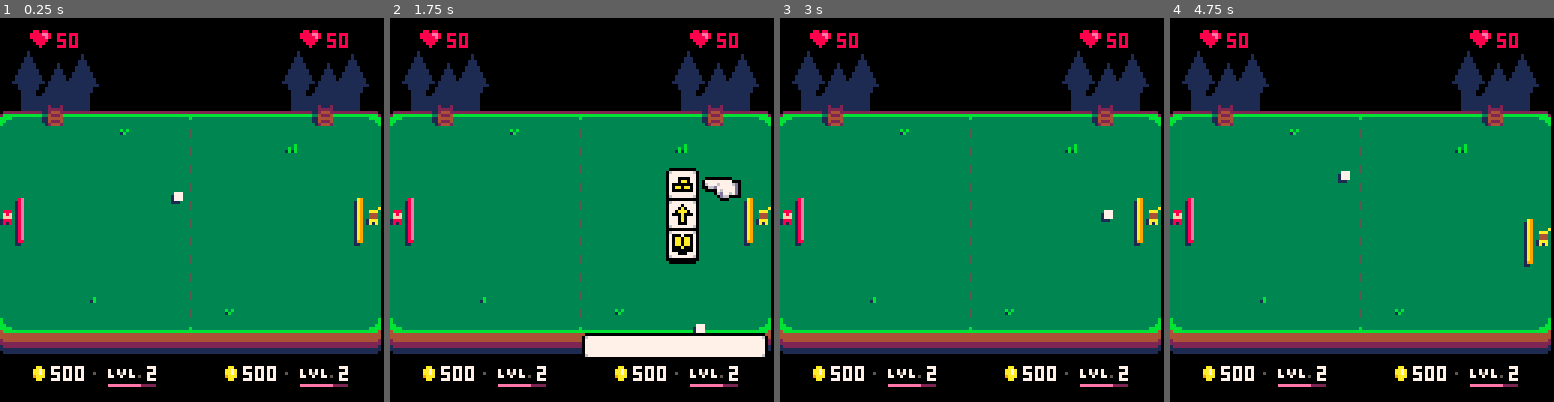
Above: before the commit, frames 1-4 (left to right).
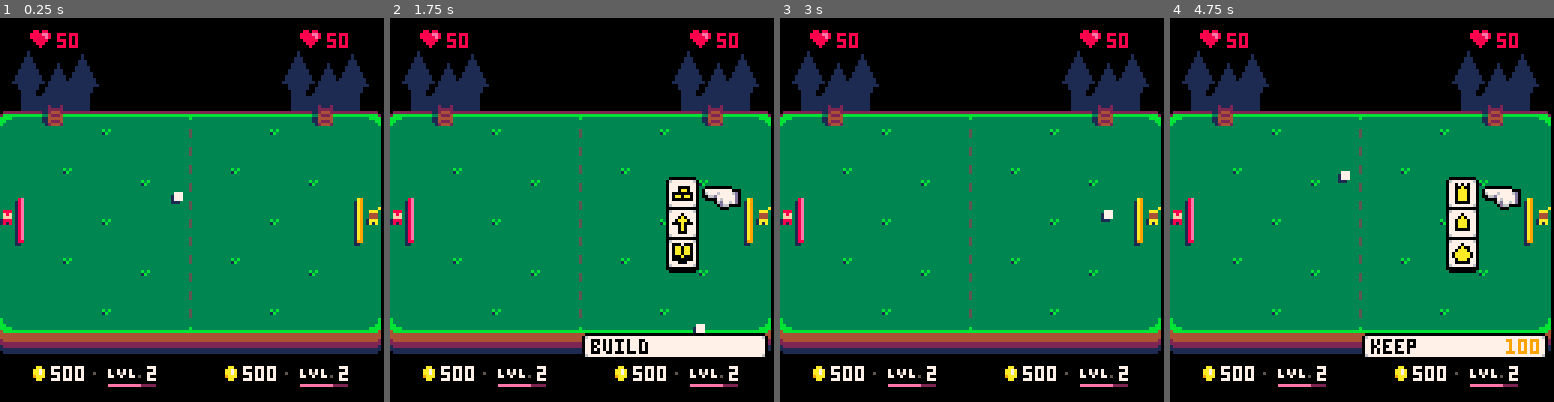
Above: after the commit, the same moments.

Repository: aylanonsense/arpongi
Game: PICO-8 cartridge cart.p8
Same seed, same stepped clock (60 frames per second), same inputs: the game is played once before the commit and once after it.
Inputs:
- Up to frame 1 (0.25 s): no input
- Up to frame 2 (1.75 s): tap X (X key) at 0.33, 1.07 s; tap O (Z key) at 0.7, 1.7 s; hold Right from 1.6 s (still down)
- Up to frame 3 (3 s): tap X (X key) at 1.85, 2.97 s; release Right at 2.1 s; tap O (Z key) at 2.1, 2.5, 2.9 s; hold Up 2.15-2.42 s; hold Right from 2.47 s (still down)
- Up to frame 4 (4.75 s): release Right at 3.03 s; hold Left 3.08-3.58 s; tap O (Z key) every 0.4 s from 3.3 to 4.5 s; hold Down 3.63-3.97 s; hold Right 4.02-4.68 s; tap X (X key) at 4.08 s; hold Up from 4.73 s (still down)

The runs differ from the first frame. In frame 1, 0.5% of the frame differs, in the area x 16-83%, y 28-78%; in frame 2, 2.8%; in frame 3, 0.5%; in frame 4, 6.5%, in the area x 16-100%, y 28-89%.

Commit message:
Them noice toiny folk can go 'n build some structchas 'n such

Diff:
--- a/cart.p8
+++ b/cart.p8
@@ -43,12 +43,41 @@
 			self.xp=spawn_entity("xp_counter",ternary(self.is_facing_left,100,36),116,{
 				commander=self
 			})
-			self.primary_menu=spawn_entity("menu",ternary(self.is_facing_left,92,24),50,{
+			self.plots=spawn_entity("plots",ternary(self.is_facing_left,76,20),36,{
+				commander=self
+			})
+			local x=ternary(self.is_facing_left,92,24)
+			self.primary_menu=spawn_entity("menu",x,63,{
 				commander=self,
-				menu_items={1,2,3},
+				menu_items={{1,"build"},{2,"upgrade"},{3,"cast spell"}},
+				on_select=function(self,item,index)
+					if index==1 then
+						self.commander.build_menu:show()
+						self:hide()
+					end
+				end
+			})
+			self.build_menu=spawn_entity("menu",x,63,{
+				commander=self,
+				menu_items={{4,"keep","+1 troop",100},{5,"farm","+3 gold",100},{6,"inn","+3 health",100}},
 				on_select=function(self,item,index)
 					self:hide()
+					local location_menu=self.commander.location_menu
+					location_menu.action="build"
+					location_menu.build_choice=item
+					location_menu:show(mid(1,flr(#location_menu.menu_items*(self.commander.y-20+self.commander.height/2)/75),#location_menu.menu_items))
+				end
+			})
+			self.location_menu=spawn_entity("location_menu",x,63,{
+				commander=self,
+				menu_items=self.plots.locations,
+				on_select=function(self,location)
+					self:hide()
 					self.commander.is_frozen=false
+					local action=self.action
+					if self.action=="build" then
+						self.commander:build(self.build_choice[2],location)
+					end
 				end
 			})
 		end,
@@ -89,6 +118,11 @@
 			rectfill(x,y,x+3,y+1,1)
 			-- draw paddle shadow
 			rectfill(self.x-0.5,self.y+1.5,self.x+self.width-1.5,self.y+self.height+0.5,1)
+		end,
+		build=function(self,building_type,location)
+			location.building=spawn_entity(building_type,location.x,location.y,{
+				commander=self
+			})
 		end
 	},
 	wizard={
@@ -131,6 +165,30 @@
 			print("2",self.x+13.5,self.y+0.5,7)
 			line(self.x+0.5,self.y+6.5,self.x+self.width-0.5,self.y+6.5,2)
 			line(self.x+0.5,self.y+6.5,self.x+0.5+0.7*(self.width-1),self.y+6.5,14)
+		end
+	},
+	plots={
+		width=31,
+		height=65,
+		init=function(self)
+			local x,y=self.x,self.y
+			self.locations={
+				{x=x+13,y=y},
+				{x=x,y=y+13},
+				{x=x+26,y=y+17},
+				{x=x+13,y=y+30},
+				{x=x,y=y+43},
+				{x=x+26,y=y+47},
+				{x=x+13,y=y+60}
+			}
+		end,
+		draw=function(self)
+			local loc
+			for loc in all(self.locations) do
+				-- draw_sprite(58,7,5,5,loc.x,loc.y)
+				draw_sprite(16,15,3,2,loc.x+1,loc.y+1)
+				-- pset(loc.x+2.5,loc.y+2.5,8)
+			end
 		end
 	},
 	menu={
@@ -138,15 +196,20 @@
 		height=11,
 		is_visible=false,
 		highlighted_index=1,
+		hint_counter=0,
 		update=function(self)
 			if self.is_visible then
+				increment_counter_prop(self,"hint_counter")
 				if button_presses[self.commander.player_num][2] then
 					self.highlighted_index=ternary(self.highlighted_index==1,#self.menu_items,self.highlighted_index-1)
+					self.hint_counter=0
 				end
 				if button_presses[self.commander.player_num][3] then
 					self.highlighted_index=self.highlighted_index%#self.menu_items+1
+					self.hint_counter=0
 				end
 				if button_presses[self.commander.player_num][4] then
+					button_presses[self.commander.player_num][4]=false
 					self:on_select(self.menu_items[self.highlighted_index],self.highlighted_index)
 				end
 				if button_presses[self.commander.player_num][5] then
@@ -157,32 +220,58 @@
 		end,
 		draw=function(self)
 			if self.is_visible then
+				local y=self.y-5.5*#self.menu_items
 				pal(1,0)
 				pal(11,self.commander.colors[2])
 				-- draw menu items
 				local i
 				for i=1,#self.menu_items do
-					draw_sprite(0,6,11,12,self.x,self.y+10*i-10)
-					draw_sprite(5+7*self.menu_items[i],0,7,7,self.x+2,self.y+10*i-8)
+					draw_sprite(0,6,11,12,self.x,y+10*i-4)
+					draw_sprite(5+7*self.menu_items[i][1],0,7,7,self.x+2,y+10*i-2)
 				end
 				-- draw pointer
-				draw_sprite(16,7,13,8,self.x+ternary(self.commander.is_facing_left,12,-14),self.y+11*self.highlighted_index-8,self.commander.is_facing_left)
+				self:render_pointer(self.x,y+10*self.highlighted_index-1,10)
 				-- draw text box
-				local x=ternary(self.commander.is_facing_left,64,1)
-				draw_sprite(11,7,2,9,x,105)
-				draw_sprite(13,7,1,9,x+2,105,false,false,58)
-				draw_sprite(11,7,2,9,x+60,105,true)
+				local curr_item=self.menu_items[self.highlighted_index]
+				self:render_text(curr_item[2],curr_item[3],curr_item[4])
 			end
 		end,
 		on_select=noop,
-		show=function(self)
+		show=function(self,starting_index)
 			if not self.is_visible then
 				self.is_visible=true
-				self.highlighted_index=1
+				self.highlighted_index=starting_index or 1
+				self.hint_counter=0
 			end
 		end,
 		hide=function(self)
 			self.is_visible=false
+		end,
+		render_text=function(self,text,hint,gold)
+			local x=ternary(self.commander.is_facing_left,64,1)
+			draw_sprite(11,7,2,9,x,105)
+			draw_sprite(13,7,1,9,x+2,105,false,false,58)
+			draw_sprite(11,7,2,9,x+60,105,true)
+			if hint and self.hint_counter%80>40 then
+				print(hint,x+3.5,107.5,0)
+			else
+				print(text,x+3.5,107.5,0)
+				if gold then
+					print(gold,x+48.5,107+0.5,9)
+				end
+			end
+		end,
+		render_pointer=function(self,x,y,w)
+			draw_sprite(16,7,13,8,x+ternary(self.commander.is_facing_left,(w or 0) + 2,-14),y,self.commander.is_facing_left)
+		end
+	},
+	location_menu={
+		extends="menu",
+		draw=function(self)
+			local loc=self.menu_items[self.highlighted_index]
+			if self.is_visible then
+				self:render_pointer(loc.x,loc.y,4)
+			end
 		end
 	},
 	ball={
@@ -218,6 +307,33 @@
 				return true
 			end
 		end
+	},
+	building={
+		width=5,
+		height=5,
+		upgrades=0,
+		offset_y=0,
+		draw=function(self)
+			pal(3,self.commander.colors[1])
+			pal(11,self.commander.colors[3])
+			draw_sprite(0+8*self.upgrades,8+15*self.sprite,8,15,self.x-1,self.y-10+self.offset_y)
+		end,
+		draw_shadow=function(self)
+			draw_sprite(24,18+12*self.sprite+4*self.upgrades,11,4,self.x-10,self.y+1)
+		end
+	},
+	keep={
+		extends="building",
+		sprite=1
+	},
+	farm={
+		extends="building",
+		sprite=2,
+		offset_y=4
+	},
+	inn={
+		extends="building",
+		sprite=3
 	}
 }
 
@@ -305,10 +421,10 @@
 	pset(63.5,33.5,11)
 	pset(63.5,103.5,11)
 	-- draw grass
-	draw_sprite(19,15,2,3,30,92)
-	draw_sprite(16,15,3,2,40,37)
-	draw_sprite(16,15,3,2,75,97)
-	draw_sprite(19,15,4,3,95,42)
+	-- draw_sprite(19,15,2,3,30,92)
+	-- draw_sprite(16,15,3,2,40,37)
+	-- draw_sprite(16,15,3,2,75,97)
+	-- draw_sprite(19,15,4,3,95,42)
 	-- draw the entities' shadows
 	-- camera()
 	local entity
Not shown, changed: 45 lines of the sprite sheet (__gfx__) section of cart.p8
